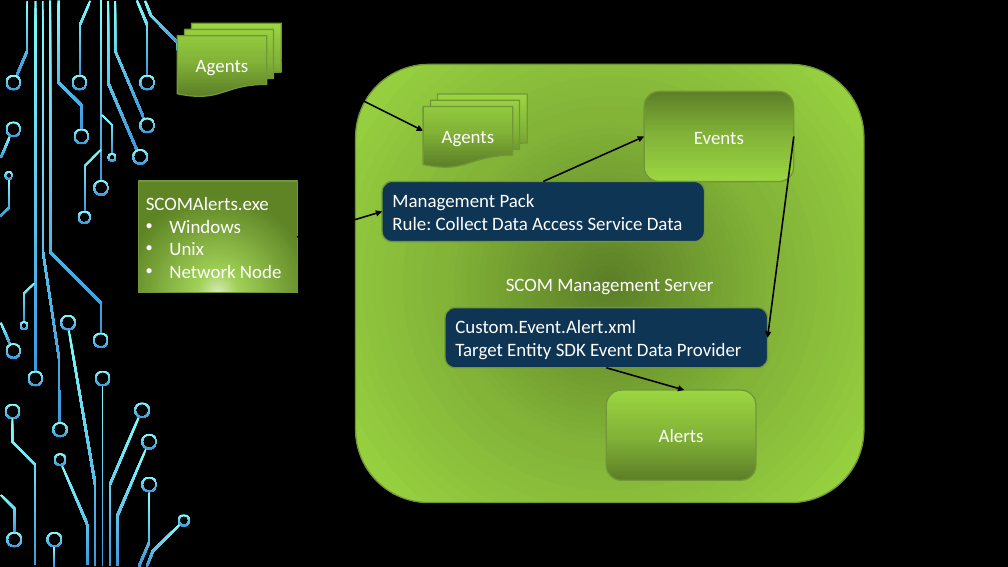
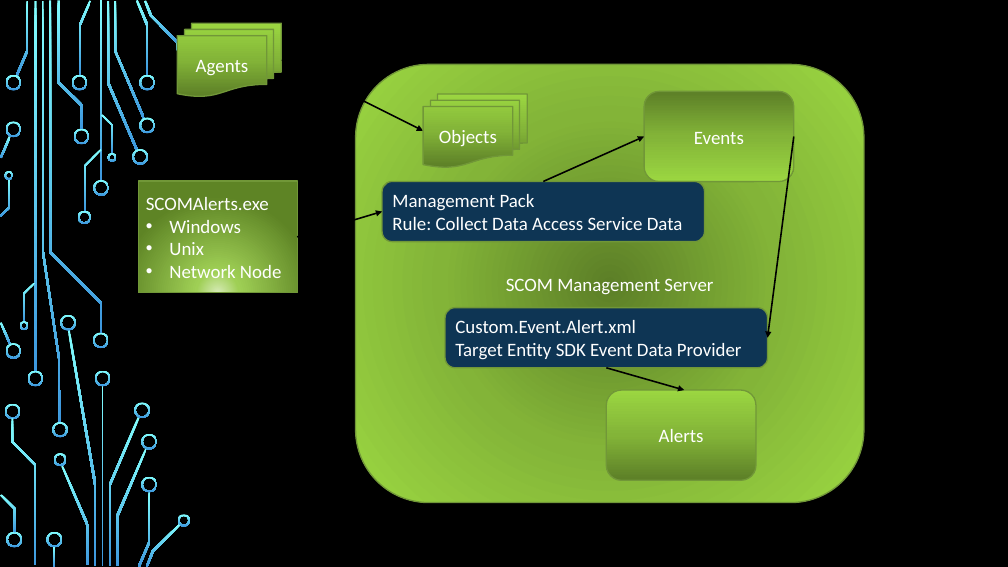
Before and after one commit to dpsmith005/SCOMAlerts, a slide deck: slide 1 of SCOMalertsFiles/SCOMAlerts_Flow.pptx. Drawn at 1008x567 pixels with LibreOffice and Linux fonts; fonts in the diff are those of the drawing; background and template pictures are left out. Boxes give left, top, right and bottom in pixels: in the first picture for what was removed or moved away, otherwise in the second. Text is boxed around its words. In the diff, an @@ line names an element or a change of style, - is before the commit and + after.

```diff
--- a/SCOMalertsFiles/SCOMAlerts_Flow.pptx
+++ b/SCOMalertsFiles/SCOMAlerts_Flow.pptx
@@ text in flow chart multidocument at (x1=439, y1=130, x2=497, y2=146): text changed @@
-Agents
+Objects
```
Also in this commit, not shown: 1 other slide changed, 3 other files.
